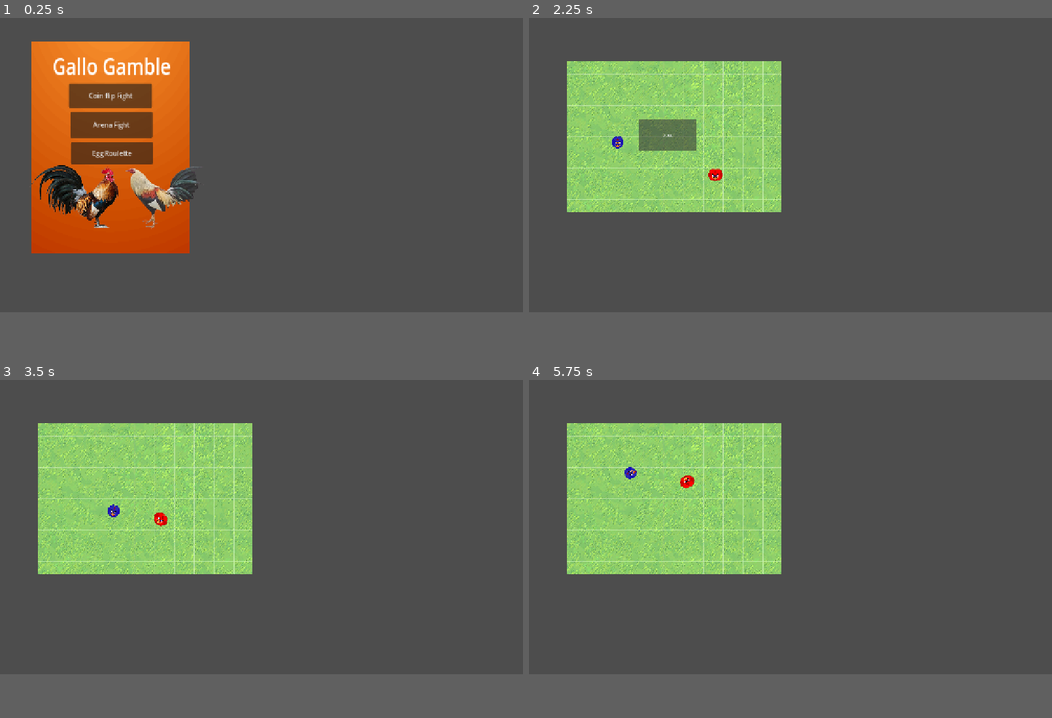
Above: before the commit, frames 1-4 (two rows, left to right).
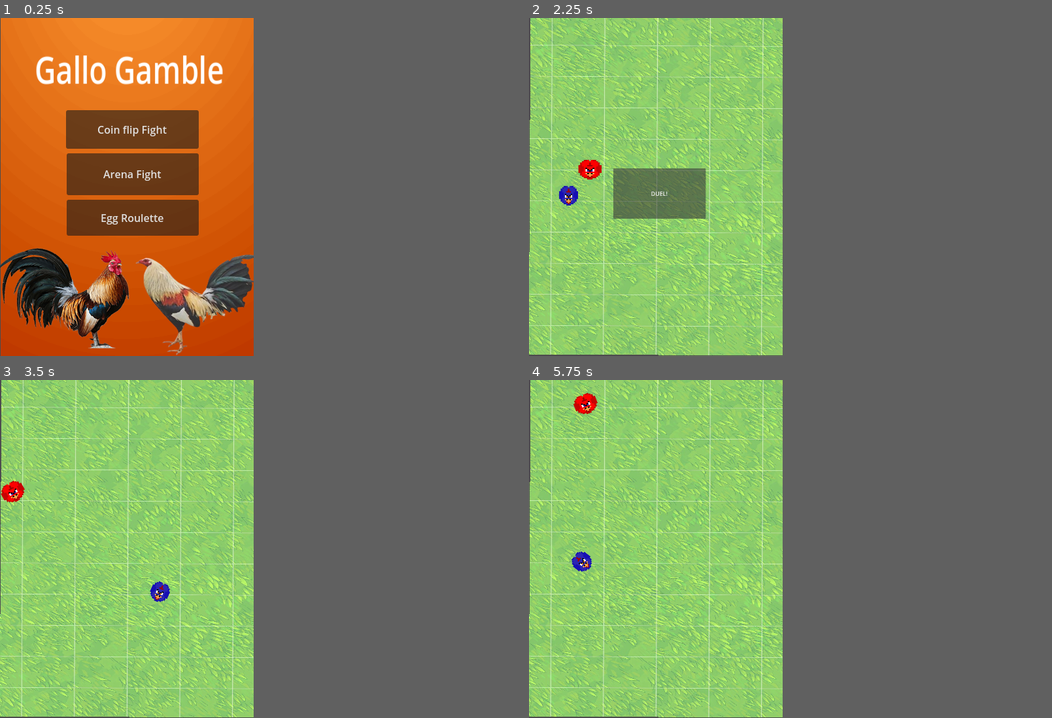
Above: after the commit, the same moments.

Repository: jose-valentin/GalloGamble
Game: Godot game, scene res://scene/MainScene.tscn
Two runs of this game, one before a commit and one after it. Both use one fixed random seed, a clock stepped at 60 frames per second and the inputs below. Before the commit the project starts from res://MainScene.tscn.
Inputs:
- Up to frame 1 (0.25 s): no input
- Up to frame 2 (2.25 s): click "Coin flip Fight" at 0.5 s; click "Back to menu" at 1.25 s; click "Arena Fight" at 2 s
- Up to frame 3 (3.5 s): click "DUEL!" at 2.75 s
- Up to frame 4 (5.75 s): no input
In our replay, the window is 800x450 before the commit and 388x517 after it. These sizes can differ from the game's own. Grey fills any space a smaller window leaves; there, only what the larger window draws over its background counts as a difference.

The runs differ from the first frame. In frame 1, 34% of the frame differs, in the area x 0-49%, y 0-100%; in frame 2, 38%; in frame 3, 36%; in frame 4, 36%.

Commit message:
Updated Window to vertical and new scene for walls
PS.thank edd for the walls

Diff:
--- a/Arena.tscn
+++ /dev/null
@@ -1,195 +0,0 @@
-[gd_scene load_steps=12 format=3 uid="uid://cgetqwegif8qd"]
-
-[ext_resource type="Script" uid="uid://b70onkiuuyyk6" path="res://Arena.gd" id="1_uj4qe"]
-[ext_resource type="PhysicsMaterial" uid="uid://yycae7cwwn71" path="res://RoostersArena.tres" id="3_uj4qe"]
-[ext_resource type="Texture2D" uid="uid://tdkv1xvakfnf" path="res://art/Tiling-Grass-Texture-Banner.jpg" id="4_8qske"]
-[ext_resource type="Texture2D" uid="uid://b65dthird6q1y" path="res://art/rooster_blue.png" id="4_jycnn"]
-[ext_resource type="Texture2D" uid="uid://dmn7sw7i38tcm" path="res://art/rooster_red.png" id="5_ml6qp"]
-
-[sub_resource type="RectangleShape2D" id="RectangleShape2D_uj4qe"]
-
-[sub_resource type="PhysicsMaterial" id="PhysicsMaterial_jycnn"]
-bounce = 1.0
-
-[sub_resource type="RectangleShape2D" id="RectangleShape2D_ml6qp"]
-
-[sub_resource type="CircleShape2D" id="CircleShape2D_uj4qe"]
-radius = 10.2402
-
-[sub_resource type="LabelSettings" id="LabelSettings_uj4qe"]
-font_size = 110
-
-[sub_resource type="CircleShape2D" id="CircleShape2D_jycnn"]
-
-[node name="Node2D" type="Node2D"]
-position = Vector2(222, 81)
-scale = Vector2(0.745, 0.745)
-script = ExtResource("1_uj4qe")
-
-[node name="wall" type="Node2D" parent="."]
-position = Vector2(18.7919, 1053.69)
-scale = Vector2(3.28, 3.28)
-
-[node name="detector" type="Area2D" parent="wall"]
-scale = Vector2(3.28, 3.28)
-
-[node name="CollisionShape2D" type="CollisionShape2D" parent="wall/detector"]
-position = Vector2(14.7651, -16.1074)
-scale = Vector2(3.28, 3.28)
-shape = SubResource("RectangleShape2D_uj4qe")
-
-[node name="bouncer" type="StaticBody2D" parent="wall"]
-scale = Vector2(3.28, 3.28)
-physics_material_override = SubResource("PhysicsMaterial_jycnn")
-
-[node name="CollisionShape2D" type="CollisionShape2D" parent="wall/bouncer"]
-position = Vector2(14.7651, -16.1074)
-scale = Vector2(3.28, 3.28)
-shape = SubResource("RectangleShape2D_ml6qp")
-
-[node name="wall2" type="Node2D" parent="."]
-scale = Vector2(7.945, 7.945)
-
-[node name="detector" type="Area2D" parent="wall2"]
-
-[node name="CollisionShape2D" type="CollisionShape2D" parent="wall2/detector"]
-position = Vector2(22.301, -52.5424)
-scale = Vector2(5.665, 5.665)
-shape = SubResource("RectangleShape2D_uj4qe")
-
-[node name="bouncer" type="StaticBody2D" parent="wall2"]
-physics_material_override = SubResource("PhysicsMaterial_jycnn")
-
-[node name="CollisionShape2D" type="CollisionShape2D" parent="wall2/bouncer"]
-position = Vector2(22.301, -52.5424)
-scale = Vector2(5.665, 5.665)
-shape = SubResource("RectangleShape2D_ml6qp")
-
-[node name="wall3" type="Node2D" parent="."]
-position = Vector2(-10.605, 0)
-scale = Vector2(1.34, 1.34)
-
-[node name="detector" type="Area2D" parent="wall3"]
-
-[node name="CollisionShape2D" type="CollisionShape2D" parent="wall3/detector"]
-position = Vector2(613.944, 182.31)
-scale = Vector2(21.255, 21.255)
-shape = SubResource("RectangleShape2D_uj4qe")
-
-[node name="bouncer" type="StaticBody2D" parent="wall3"]
-physics_material_override = SubResource("PhysicsMaterial_jycnn")
-
-[node name="CollisionShape2D" type="CollisionShape2D" parent="wall3/bouncer"]
-position = Vector2(614.274, 182.521)
-scale = Vector2(21.255, 21.255)
-shape = SubResource("RectangleShape2D_ml6qp")
-
-[node name="wall4" type="Node2D" parent="."]
-scale = Vector2(4.57, 4.57)
-
-[node name="detector" type="Area2D" parent="wall4"]
-position = Vector2(0, -1.34228)
-
-[node name="CollisionShape2D" type="CollisionShape2D" parent="wall4/detector"]
-position = Vector2(-100.451, 57.6095)
-scale = Vector2(6.135, 6.135)
-shape = SubResource("RectangleShape2D_uj4qe")
-
-[node name="bouncer" type="StaticBody2D" parent="wall4"]
-position = Vector2(-75.7787, -42.5888)
-physics_material_override = SubResource("PhysicsMaterial_jycnn")
-
-[node name="CollisionShape2D" type="CollisionShape2D" parent="wall4/bouncer"]
-position = Vector2(-25.2831, 99.2202)
-scale = Vector2(6.135, 6.135)
-shape = SubResource("RectangleShape2D_ml6qp")
-
-[node name="Terrain" type="Sprite2D" parent="."]
-position = Vector2(177.181, 280.537)
-scale = Vector2(0.470845, 0.745)
-texture = ExtResource("4_8qske")
-
-[node name="StartButton" type="Button" parent="."]
-anchors_preset = 12
-anchor_top = 1.0
-anchor_right = 1.0
-anchor_bottom = 1.0
-offset_left = 63.0872
-offset_top = 224.161
-offset_right = 318.087
-offset_bottom = 363.161
-grow_horizontal = 2
-grow_vertical = 0
-scale = Vector2(0.745, 0.745)
-text = "DUEL!"
-metadata/_edit_use_anchors_ = true
-
-[node name="RoosterA" type="RigidBody2D" parent="."]
-position = Vector2(-112.752, 453.691)
-scale = Vector2(1.6, 1.6)
-physics_material_override = ExtResource("3_uj4qe")
-
-[node name="Sprite2D" type="Sprite2D" parent="RoosterA"]
-position = Vector2(0.000204816, 0.000153612)
-scale = Vector2(0.55, 0.5)
-texture = ExtResource("4_jycnn")
-
-[node name="CollisionShape2D" type="CollisionShape2D" parent="RoosterA"]
-position = Vector2(-0.838721, 0.000153612)
-scale = Vector2(1.43, 1.43)
-shape = SubResource("CircleShape2D_uj4qe")
-
-[node name="RoosterB" type="RigidBody2D" parent="."]
-position = Vector2(438.926, 122.148)
-scale = Vector2(1.13, 1.13)
-physics_material_override = ExtResource("3_uj4qe")
-
-[node name="Sprite2D" type="Sprite2D" parent="RoosterB"]
-scale = Vector2(0.679, 0.5)
-texture = ExtResource("5_ml6qp")
-
-[node name="CollisionShape2D" type="CollisionShape2D" parent="RoosterB"]
-position = Vector2(-1.18772, -0.00030813)
-scale = Vector2(1.74, 1.645)
-shape = SubResource("CircleShape2D_uj4qe")
-
-[node name="ResultLabel" type="Label" parent="."]
-z_index = 10
-offset_left = 42.953
-offset_top = 95.302
-offset_right = 342.953
-offset_bottom = 295.302
-scale = Vector2(0.745, 0.745)
-label_settings = SubResource("LabelSettings_uj4qe")
-horizontal_alignment = 1
-metadata/_edit_use_anchors_ = true
-
-[node name="GravityZone" type="Area2D" parent="."]
-position = Vector2(154.362, 279.195)
-scale = Vector2(4.815, 4.815)
-gravity_space_override = 3
-gravity_point = true
-gravity = 104.237
-
-[node name="CollisionShape2D" type="CollisionShape2D" parent="GravityZone"]
-scale = Vector2(5.675, 5.675)
-shape = SubResource("CircleShape2D_jycnn")
-
-[node name="WinnerStopTimer" type="Timer" parent="."]
-wait_time = 2.0
-one_shot = true
-
-[node name="PlayAgainButton" type="Button" parent="."]
-visible = false
-offset_left = 220.134
-offset_top = 428.188
-offset_right = 466.134
-offset_bottom = 480.188
-text = "Main Menu"
-
-[connection signal="body_entered" from="wall/detector" to="." method="_on_Wall_body_entered"]
-[connection signal="body_entered" from="wall2/detector" to="." method="_on_Wall_body_entered"]
-[connection signal="body_entered" from="wall3/detector" to="." method="_on_Wall_body_entered"]
-[connection signal="body_entered" from="wall4/detector" to="." method="_on_Wall_body_entered"]
-[connection signal="pressed" from="StartButton" to="." method="_on_StartButton_pressed"]
-[connection signal="pressed" from="PlayAgainButton" to="." method="_on_PlayAgainButton_pressed"]
--- a/button.gd
+++ /dev/null
@@ -1,11 +0,0 @@
-extends Button
-
-@onready var label = get_node("../ResultLabel")  # adjust the path if needed
-
-func _on_pressed():
-	get_tree().change_scene_to_file("res://BattleScene.tscn")
-
-func _on_Button2_pressed():
-	get_tree().change_scene_to_file("res://Arena.tscn")  # to create
-func _on_Button3_pressed():
-	get_tree().change_scene_to_file("res://eggRoulette.tscn")
--- a/project.godot
+++ b/project.godot
@@ -17,13 +17,14 @@
 
 [autoload]
 
-Global="*res://Global.gd"
+Global="*res://scripts/Global.gd"
 
 [display]
 
-window/size/viewport_width=1280
-window/size/viewport_height=720
+window/size/viewport_width=388
+window/size/viewport_height=517
 window/stretch/mode="canvas_items"
+window/handheld/orientation=6
 
 [physics]
 
--- /dev/null
+++ b/scene/Arena.tscn
@@ -0,0 +1,133 @@
+[gd_scene load_steps=10 format=3 uid="uid://cgetqwegif8qd"]
+
+[ext_resource type="Script" uid="uid://b70onkiuuyyk6" path="res://scripts/Arena.gd" id="1_jgjd0"]
+[ext_resource type="Texture2D" uid="uid://tdkv1xvakfnf" path="res://artwork/Tiling-Grass-Texture-Banner.jpg" id="2_unr52"]
+[ext_resource type="PhysicsMaterial" uid="uid://yycae7cwwn71" path="res://RoostersArena.tres" id="3_7v4x1"]
+[ext_resource type="Texture2D" uid="uid://b65dthird6q1y" path="res://artwork/rooster_blue.png" id="4_7wqgo"]
+[ext_resource type="Texture2D" uid="uid://dmn7sw7i38tcm" path="res://artwork/rooster_red.png" id="5_mj5nl"]
+[ext_resource type="PackedScene" uid="uid://csgq43v205knd" path="res://scene/wall.tscn" id="6_unr52"]
+
+[sub_resource type="CircleShape2D" id="CircleShape2D_uj4qe"]
+radius = 10.2402
+
+[sub_resource type="LabelSettings" id="LabelSettings_unr52"]
+font_size = 36
+shadow_size = 3
+shadow_color = Color(0, 0, 0, 1)
+
+[sub_resource type="CircleShape2D" id="CircleShape2D_jycnn"]
+radius = 8.94045
+
+[node name="Node2D" type="Node2D"]
+position = Vector2(222, 81)
+scale = Vector2(0.745, 0.745)
+script = ExtResource("1_jgjd0")
+
+[node name="Terrain" type="Sprite2D" parent="."]
+position = Vector2(-36.2416, 236.242)
+rotation = 1.57576
+scale = Vector2(0.462607, 0.783158)
+texture = ExtResource("2_unr52")
+
+[node name="StartButton" type="Button" parent="."]
+anchors_preset = 12
+anchor_top = 1.0
+anchor_right = 1.0
+anchor_bottom = 1.0
+offset_left = -124.832
+offset_top = 200.0
+offset_right = 130.168
+offset_bottom = 339.0
+grow_horizontal = 2
+grow_vertical = 0
+scale = Vector2(0.745, 0.745)
+text = "DUEL!"
+metadata/_edit_use_anchors_ = true
+
+[node name="RoosterA" type="RigidBody2D" parent="."]
+position = Vector2(-204.027, 491.275)
+scale = Vector2(1.6, 1.6)
+physics_material_override = ExtResource("3_7v4x1")
+metadata/_edit_group_ = true
+
+[node name="Sprite2D" type="Sprite2D" parent="RoosterA"]
+position = Vector2(0.838919, 2.57492e-05)
+scale = Vector2(0.55, 0.5)
+texture = ExtResource("4_7wqgo")
+
+[node name="CollisionShape2D" type="CollisionShape2D" parent="RoosterA"]
+position = Vector2(-7.62939e-06, 2.5928e-05)
+scale = Vector2(1.43, 1.43)
+shape = SubResource("CircleShape2D_uj4qe")
+
+[node name="RoosterB" type="RigidBody2D" parent="."]
+position = Vector2(326.174, 127.517)
+scale = Vector2(1.13, 1.13)
+physics_material_override = ExtResource("3_7v4x1")
+
+[node name="Sprite2D" type="Sprite2D" parent="RoosterB"]
+position = Vector2(-201.936, -124.725)
+scale = Vector2(0.679, 0.5)
+texture = ExtResource("5_mj5nl")
+
+[node name="CollisionShape2D" type="CollisionShape2D" parent="RoosterB"]
+position = Vector2(-203.124, -124.725)
+scale = Vector2(1.74, 1.645)
+shape = SubResource("CircleShape2D_uj4qe")
+
+[node name="ResultLabel" type="Label" parent="."]
+z_index = 10
+offset_left = -236.242
+offset_top = 304.698
+offset_right = 63.7584
+offset_bottom = 504.698
+scale = Vector2(0.745, 0.745)
+label_settings = SubResource("LabelSettings_unr52")
+horizontal_alignment = 1
+
+[node name="GravityZone" type="Area2D" parent="."]
+position = Vector2(-36.2416, 251.007)
+scale = Vector2(4.815, 4.815)
+gravity_space_override = 3
+gravity_point = true
+gravity = 104.237
+
+[node name="CollisionShape2D" type="CollisionShape2D" parent="GravityZone"]
+position = Vector2(0.836313, 0.278772)
+scale = Vector2(5.675, 5.675)
+shape = SubResource("CircleShape2D_jycnn")
+
+[node name="WinnerStopTimer" type="Timer" parent="."]
+wait_time = 2.0
+one_shot = true
+
+[node name="PlayAgainButton" type="Button" parent="."]
+visible = false
+offset_left = 220.134
+offset_top = 428.188
+offset_right = 466.134
+offset_bottom = 480.188
+text = "Main Menu"
+
+[node name="Wall" parent="." instance=ExtResource("6_unr52")]
+position = Vector2(-295.302, -103.356)
+
+[node name="Wall2" parent="." instance=ExtResource("6_unr52")]
+position = Vector2(440.268, -106.04)
+
+[node name="Wall3" parent="." instance=ExtResource("6_unr52")]
+position = Vector2(-287.248, -324.832)
+rotation = -1.55991
+
+[node name="Wall4" parent="." instance=ExtResource("6_unr52")]
+position = Vector2(-292.617, 587.919)
+rotation = -1.5743
+
+[node name="Wall5" parent="." instance=ExtResource("6_unr52")]
+position = Vector2(-296.644, 414.765)
+
+[node name="Wall6" parent="." instance=ExtResource("6_unr52")]
+position = Vector2(438.926, 412.081)
+
+[connection signal="pressed" from="StartButton" to="." method="_on_StartButton_pressed"]
+[connection signal="pressed" from="PlayAgainButton" to="." method="_on_PlayAgainButton_pressed"]
--- a/BattleScene.tscn
+++ b/scene/BattleScene.tscn
@@ -1,13 +1,13 @@
 [gd_scene load_steps=5 format=3 uid="uid://b461mwdlkvram"]
 
-[ext_resource type="Script" uid="uid://dwbxkgsbknivq" path="res://BattleScene.gd" id="1_hvnqj"]
-[ext_resource type="Texture2D" uid="uid://b8ugrrt2bhev5" path="res://art/Gallo-PNG-Pic.png" id="2_musxc"]
-[ext_resource type="Texture2D" uid="uid://cmyi6da1curq5" path="res://art/a97743bfab2839b35c5a91f670342691-removebg-preview.png" id="3_hvnqj"]
+[ext_resource type="Script" uid="uid://dwbxkgsbknivq" path="res://scripts/BattleScene.gd" id="1_hvnqj"]
+[ext_resource type="Texture2D" uid="uid://b8ugrrt2bhev5" path="res://artwork/Gallo-PNG-Pic.png" id="2_musxc"]
+[ext_resource type="Texture2D" uid="uid://cmyi6da1curq5" path="res://artwork/a97743bfab2839b35c5a91f670342691-removebg-preview.png" id="3_hvnqj"]
 
 [sub_resource type="CanvasItemMaterial" id="CanvasItemMaterial_hvnqj"]
 
 [node name="Node2D" type="Node2D"]
-position = Vector2(343, 222)
+position = Vector2(186, 222)
 script = ExtResource("1_hvnqj")
 
 [node name="ColorRect" type="ColorRect" parent="."]
@@ -36,6 +36,7 @@
 offset_bottom = -71.0
 horizontal_alignment = 1
 autowrap_mode = 1
+metadata/_edit_use_anchors_ = true
 
 [node name="BetA" type="Button" parent="."]
 offset_left = -161.0
--- a/MainScene.tscn
+++ b/scene/MainScene.tscn
@@ -1,12 +1,12 @@
 [gd_scene load_steps=7 format=3 uid="uid://d3oxhpt6cstl6"]
 
-[ext_resource type="Script" uid="uid://o2fobt62lq6p" path="res://button.gd" id="1_3mqji"]
-[ext_resource type="Shader" uid="uid://bour0ir0wfvpl" path="res://MainScene.gdshader" id="1_uxrcv"]
-[ext_resource type="Texture2D" uid="uid://b8ugrrt2bhev5" path="res://art/Gallo-PNG-Pic.png" id="2_rpqi1"]
-[ext_resource type="Texture2D" uid="uid://cmyi6da1curq5" path="res://art/a97743bfab2839b35c5a91f670342691-removebg-preview.png" id="3_rpqi1"]
+[ext_resource type="Shader" path="res://MainScene.gdshader" id="1_vbi7m"]
+[ext_resource type="Script" uid="uid://o2fobt62lq6p" path="res://scripts/button.gd" id="2_hip4p"]
+[ext_resource type="Texture2D" uid="uid://b8ugrrt2bhev5" path="res://artwork/Gallo-PNG-Pic.png" id="3_mbb2f"]
+[ext_resource type="Texture2D" uid="uid://cmyi6da1curq5" path="res://artwork/a97743bfab2839b35c5a91f670342691-removebg-preview.png" id="4_tq7j2"]
 
 [sub_resource type="ShaderMaterial" id="ShaderMaterial_rf2cd"]
-shader = ExtResource("1_uxrcv")
+shader = ExtResource("1_vbi7m")
 shader_parameter/steps = 20
 
 [sub_resource type="LabelSettings" id="LabelSettings_a814b"]
@@ -17,64 +17,55 @@
 
 [node name="ColorRect" type="ColorRect" parent="."]
 material = SubResource("ShaderMaterial_rf2cd")
-offset_left = 2.0
-offset_top = -10.0
-offset_right = 389.0
-offset_bottom = 507.0
+offset_left = -73.0
+offset_top = -67.0
+offset_right = 314.0
+offset_bottom = 450.0
 color = Color(0.753171, 0.503057, 9.62615e-07, 1)
 metadata/_edit_use_anchors_ = true
 
 [node name="Label" type="Label" parent="."]
-offset_left = 54.0
-offset_top = 8.0
-offset_right = 384.0
-offset_bottom = 78.0
+offset_left = -21.0
+offset_top = -29.0
+offset_right = 309.0
+offset_bottom = 41.0
 scale = Vector2(0.876439, 1.13759)
 text = "Gallo Gamble"
 label_settings = SubResource("LabelSettings_a814b")
 metadata/_edit_use_anchors_ = true
 
 [node name="coinFlipFight" type="Button" parent="."]
-offset_left = 94.0
-offset_top = 93.0
-offset_right = 298.0
-offset_bottom = 152.0
+offset_left = 27.0
+offset_top = 74.0
+offset_right = 230.0
+offset_bottom = 133.0
 text = "Coin flip Fight"
-script = ExtResource("1_3mqji")
-metadata/_edit_use_anchors_ = true
+script = ExtResource("2_hip4p")
 
 [node name="roosterA" type="Sprite2D" parent="."]
-position = Vector2(118.141, 365.578)
+position = Vector2(26, 358)
 scale = Vector2(0.527438, 0.479378)
-texture = ExtResource("2_rpqi1")
+texture = ExtResource("3_mbb2f")
 
 [node name="roosterB" type="Sprite2D" parent="."]
-position = Vector2(330, 372)
+position = Vector2(231, 372)
 scale = Vector2(0.681896, 0.591629)
-texture = ExtResource("3_rpqi1")
-
-[node name="ResultLabel" type="Label" parent="."]
-offset_left = 118.0
-offset_top = 169.0
-offset_right = 284.0
-offset_bottom = 212.0
-metadata/_edit_use_anchors_ = true
+texture = ExtResource("4_tq7j2")
 
 [node name="arenaFight" type="Button" parent="."]
-offset_left = 97.0
-offset_top = 162.0
-offset_right = 299.0
-offset_bottom = 226.0
+offset_left = 28.0
+offset_top = 140.0
+offset_right = 230.0
+offset_bottom = 204.0
 text = "Arena Fight"
-metadata/_edit_use_anchors_ = true
 
 [node name="Sprite2D" type="Sprite2D" parent="."]
 
 [node name="eggRoulette" type="Button" parent="."]
-offset_left = 99.0
-offset_top = 237.0
-offset_right = 300.0
-offset_bottom = 290.0
+offset_left = 28.0
+offset_top = 211.0
+offset_right = 230.0
+offset_bottom = 266.0
 text = "Egg Roulette"
 
 [connection signal="pressed" from="coinFlipFight" to="coinFlipFight" method="_on_button_pressed"]
--- a/TitleScreen.tscn
+++ b/scene/TitleScreen.tscn
@@ -1,6 +1,6 @@
 [gd_scene load_steps=2 format=3 uid="uid://bvuo5icup4h6t"]
 
-[ext_resource type="Script" uid="uid://boa55q7ufsr6u" path="res://TitleScreen.gd" id="1_fnlyl"]
+[ext_resource type="Script" uid="uid://boa55q7ufsr6u" path="res://scripts/TitleScreen.gd" id="1_fnlyl"]
 
 [node name="Node2D" type="Node2D"]
 script = ExtResource("1_fnlyl")
--- a/eggRoulette.tscn
+++ b/scene/eggRoulette.tscn
@@ -1,7 +1,7 @@
 [gd_scene load_steps=3 format=3 uid="uid://cqnhaje2p7fpq"]
 
-[ext_resource type="Script" uid="uid://dyl2th6r218g5" path="res://roulette_wheel.gd" id="2_s4klb"]
-[ext_resource type="Texture2D" uid="uid://b8u5onmcl1r6x" path="res://rulette.png" id="2_srxmt"]
+[ext_resource type="Script" uid="uid://dyl2th6r218g5" path="res://scripts/roulette_wheel.gd" id="2_s4klb"]
+[ext_resource type="Texture2D" uid="uid://b8u5onmcl1r6x" path="res://artwork/rulette.png" id="2_srxmt"]
 
 [node name="Node2D" type="Sprite2D"]
 
--- /dev/null
+++ b/scene/wall.tscn
@@ -0,0 +1,30 @@
+[gd_scene load_steps=4 format=3 uid="uid://csgq43v205knd"]
+
+[sub_resource type="RectangleShape2D" id="RectangleShape2D_r5nqj"]
+size = Vector2(19.4315, 48.3815)
+
+[sub_resource type="PhysicsMaterial" id="PhysicsMaterial_80ewm"]
+bounce = 1.0
+
+[sub_resource type="RectangleShape2D" id="RectangleShape2D_3h2xa"]
+size = Vector2(20, 48.0964)
+
+[node name="Wall" type="Node2D"]
+
+[node name="detector" type="Area2D" parent="."]
+scale = Vector2(3.28, 3.28)
+
+[node name="CollisionShape2D" type="CollisionShape2D" parent="detector"]
+position = Vector2(-33.2317, 78.5812)
+scale = Vector2(3.28, 3.28)
+shape = SubResource("RectangleShape2D_r5nqj")
+
+[node name="bouncer" type="StaticBody2D" parent="."]
+scale = Vector2(3.28, 3.28)
+physics_material_override = SubResource("PhysicsMaterial_80ewm")
+
+[node name="CollisionShape2D" type="CollisionShape2D" parent="bouncer"]
+position = Vector2(-32.3171, 79.0488)
+scale = Vector2(3.28, 3.28)
+shape = SubResource("RectangleShape2D_3h2xa")
+one_way_collision_margin = 0.0
--- a/BattleScene.gd
+++ b/scripts/BattleScene.gd
@@ -53,4 +53,4 @@
 		await get_tree().create_timer(delay).timeout
 
 func _on_BackButton_pressed():
-	get_tree().change_scene_to_file("res://MainScene.tscn")
+	get_tree().change_scene_to_file("res://scene/MainScene.tscn")
--- /dev/null
+++ b/scripts/button.gd
@@ -0,0 +1,11 @@
+extends Button
+
+@onready var label = get_node("../ResultLabel")  # adjust the path if needed
+
+func _on_pressed():
+	get_tree().change_scene_to_file("res://scene/BattleScene.tscn")
+
+func _on_Button2_pressed():
+	get_tree().change_scene_to_file("res://scene/Arena.tscn")  # to create
+func _on_Button3_pressed():
+	get_tree().change_scene_to_file("res://scene/eggRoulette.tscn")
Renamed: art/Gallo-PNG-Pic.png -> artwork/Gallo-PNG-Pic.png
Not shown, changed: artwork/Gallo-PNG-Pic.png.import
Renamed: art/Screenshot_20250722_232822_Google.webp -> artwork/Screenshot_20250722_232822_Google.webp
Not shown, changed: artwork/Screenshot_20250722_232822_Google.webp.import
Renamed: art/Tiling-Grass-Texture-Banner.jpg -> artwork/Tiling-Grass-Texture-Banner.jpg
Not shown, changed: artwork/Tiling-Grass-Texture-Banner.jpg.import
Renamed: art/a97743bfab2839b35c5a91f670342691-removebg-preview.png -> artwork/a97743bfab2839b35c5a91f670342691-removebg-preview.png
Not shown, changed: artwork/a97743bfab2839b35c5a91f670342691-removebg-preview.png.import
Renamed: art/images-removebg-preview.png -> artwork/images-removebg-preview.png
Not shown, changed: artwork/images-removebg-preview.png.import
Renamed: art/images.jpg -> artwork/images.jpg
Not shown, changed: artwork/images.jpg.import
(and 24 more such lines)
